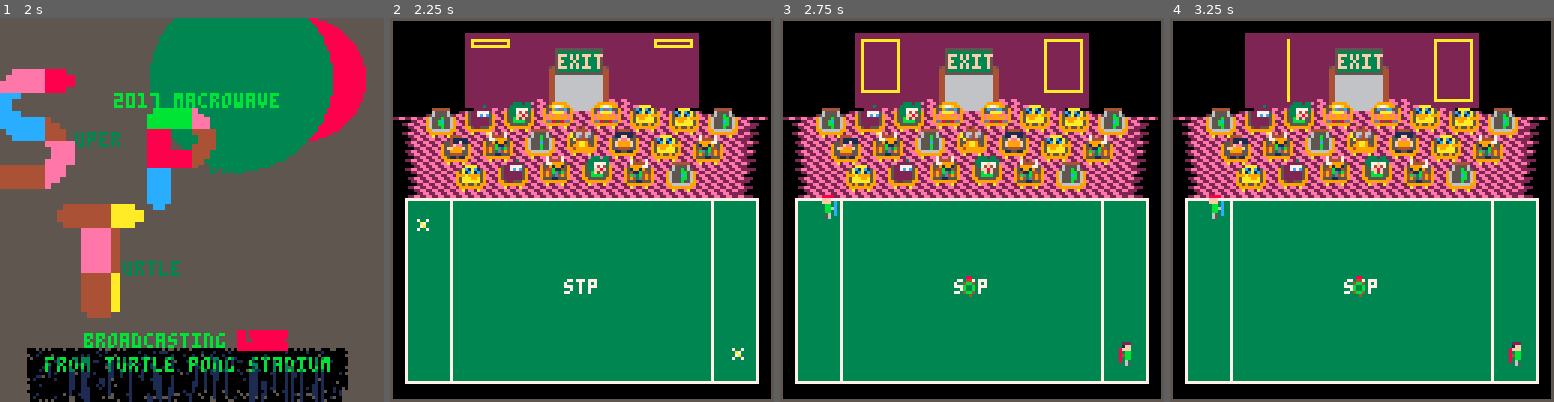
Above: before the commit, frames 1-4 (left to right).
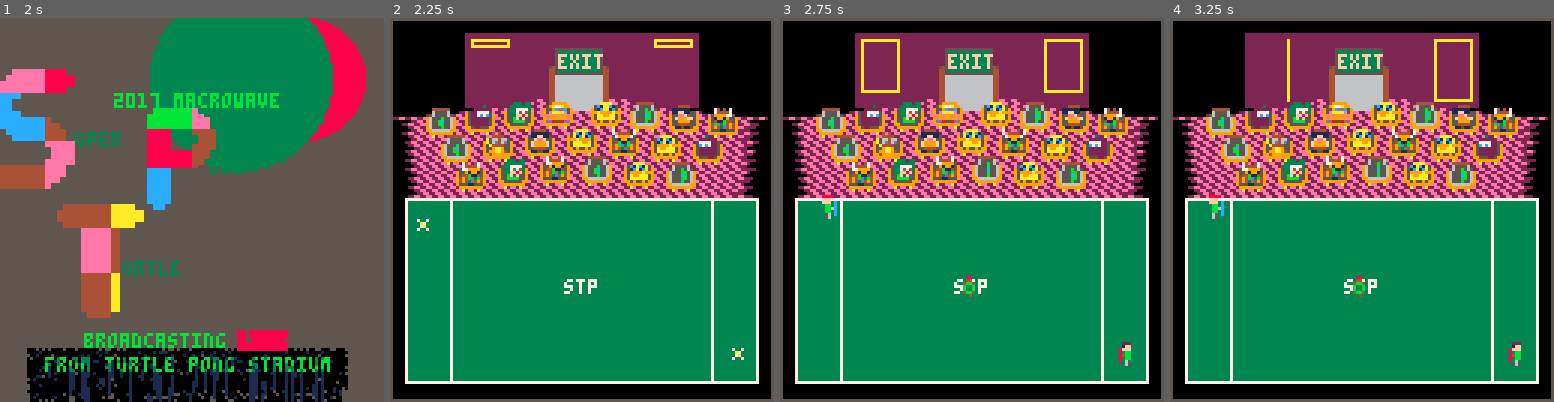
Above: after the commit, the same moments.

Repository: topromulan/STP4
Game: PICO-8 cartridge stp4.p8
Same seed, same stepped clock (60 frames per second), same inputs: the game is played once before the commit and once after it.
Inputs:
- Up to frame 1 (2 s): tap X (X key) at 0.33, 1.07, 1.85 s; tap O (Z key) at 0.7, 1.7 s; hold Right from 1.6 s (still down)
- Up to frame 2 (2.25 s): release Right at 2.1 s; tap O (Z key) at 2.1 s; hold Up from 2.15 s (still down)
- Up to frame 3 (2.75 s): release Up at 2.42 s; hold Right from 2.47 s (still down); tap O (Z key) at 2.5 s
- Up to frame 4 (3.25 s): tap O (Z key) at 2.9 s; tap X (X key) at 2.97 s; release Right at 3.03 s; hold Left from 3.08 s (still down)

Frame 1 is identical in both runs. In frame 2, 4.1% of the frame differs, in the area x 14-90%, y 21-44%; in frame 3, 4.1%; in frame 4, 4.1%.

Commit message:
force more fan mingling

Diff:
--- a/stp4.p8
+++ b/stp4.p8
@@ -335,7 +335,10 @@
  --seat the audience
  for seat=1,#stadium.seats do
   stadium.audience[seat]={}
-  stadium.audience[seat].sprite=stadium.fans[1+flr(rnd(#stadium.fans))]
+  while(stadium.audience[seat].sprite==nil or stadium.audience[seat].sprite==stadium.audience[seat-1].sprite) do
+   stadium.audience[seat].sprite=stadium.fans[1+flr(rnd(#stadium.fans))]
+   if(seat==1 or rnd()<0.2) break
+  end
   stadium.audience[seat].timing=0
  end
  shuffle_audience_timing()
